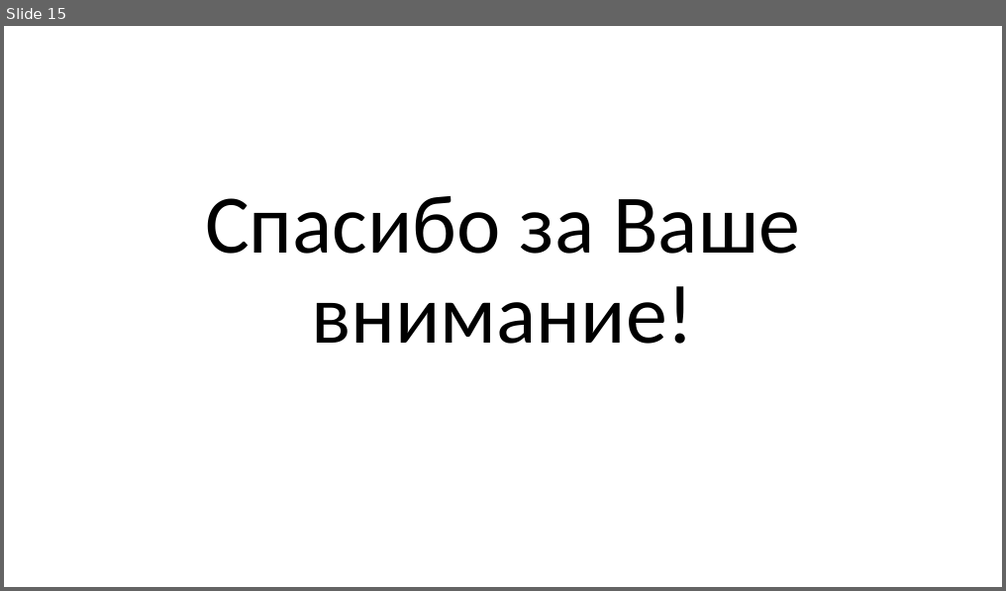
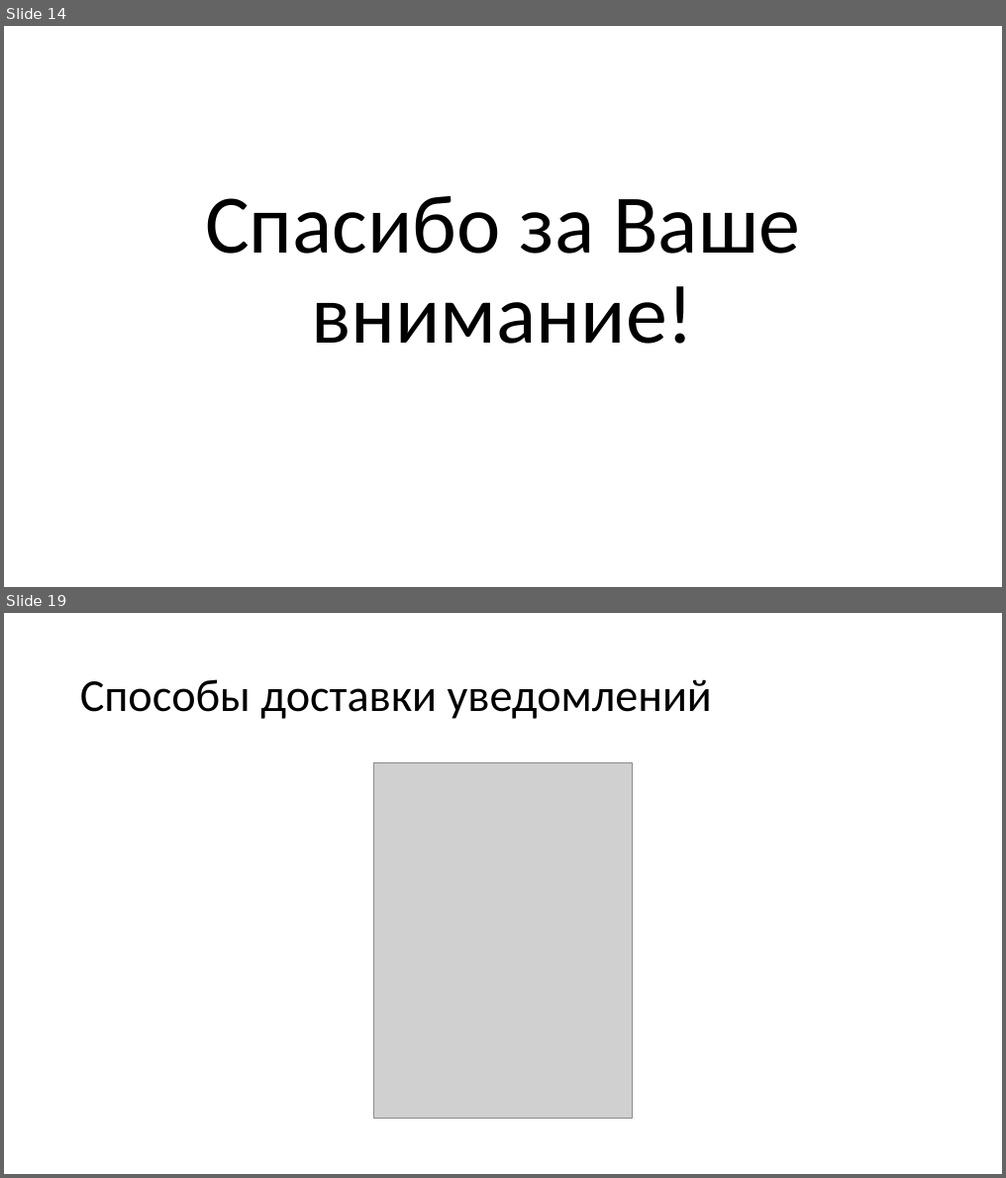
Before and after one commit to RanFog/VKR, a slide deck: Презентация к защите.pptx. Shown one above the other, each under a label of ours: slide 15 before the commit, slides 14 and 19 after it; the slides between them are not shown. The pictures are 1006x591 and 1006x1178 pixels, drawn with LibreOffice and Linux fonts; fonts in the diff are those of the drawing; grey boxes stand for pictures. Boxes give left, top, right and bottom in pixels: in the first picture for what was removed or moved away, otherwise in the second. Text is boxed around its words. In the diff, an @@ line names an element or a change of style, - is before the commit and + after.

```diff
--- a/Презентация к защите.pptx
+++ b/Презентация к защите.pptx
@@ slide 19 added at [4, 613, 1002, 1174], background #FFFFFF @@
@@ title added at [80, 679, 712, 719], 44 pt, text #000000 @@
+Способы доставки уведомлений
@@ picture added at [374, 762, 632, 1119] @@
@@ what was slide 15 is now slide 14 @@
```
Also in this commit, not shown: 1 slide changed, 8 other slides added, 2 slides removed, 10 other files.
